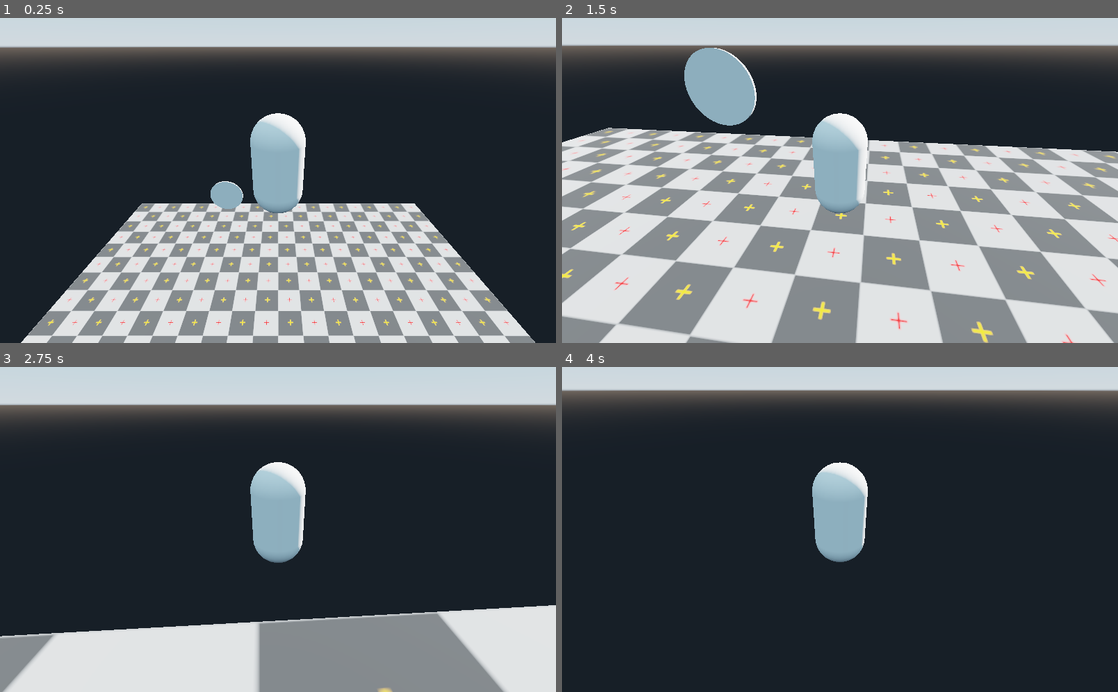
Above: before the commit, frames 1-4 (two rows, left to right).
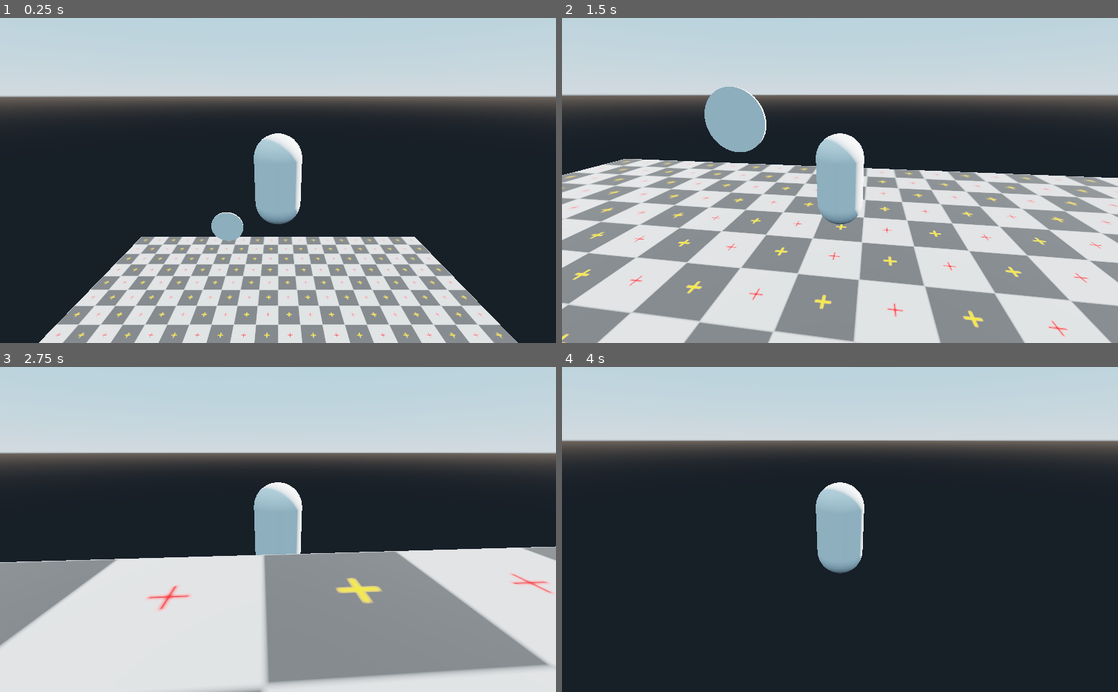
Above: after the commit, the same moments.

Repository: Linko-3D/Godot-Templates-Collection
Game: Godot game, scene res://Level.tscn
The game is run twice, just before and just after one commit, with the same random seed, the same clock (stepped at 60 frames per second) and the same inputs.
Inputs (mouse positions are in pixels of both pictures, inside the frame that each line leads up to):
- Up to frame 1 (0.25 s): no input
- Up to frame 2 (1.5 s): tap Enter (ui_accept) at 0.5, 0.77 s; move the mouse to (867, 180) at 0.52 s; hold Up (ui_up) from 0.53 s (still down); click (867, 180) at 0.67 s; move the mouse to (812, 180) at 1.27 s; click (812, 180) at 1.42 s
- Up to frame 3 (2.75 s): keep holding Up (ui_up); tap Enter (ui_accept) at 1.52 s; move the mouse to (289, 523) at 2.02 s; click (289, 523) at 2.17 s
- Up to frame 4 (4 s): keep holding Up (ui_up); move the mouse to (834, 536) at 2.77 s; click (834, 536) at 2.92 s; tap Enter (ui_accept) at 3.02, 3.5, 3.77 s; move the mouse to (878, 532) at 3.52 s; click (878, 532) at 3.67 s

The runs differ from the first frame. In frame 1, 42% of the frame differs, in the area x 0-100%, y 8-100%; in frame 2, 48%; in frame 3, 46%; in frame 4, 22%.

Commit message:
third person improved

Diff:
--- a/Templates/3D/ThirdPersonCharacter/ThirdPersonCharacter.gd
+++ b/Templates/3D/ThirdPersonCharacter/ThirdPersonCharacter.gd
@@ -35,13 +35,12 @@
 		velocity.y = jump_height
 
 	velocity.y -= GRAVITY # Gravity
-	#velocity.y = clamp(velocity.y, -max_falling_speed, max_falling_speed)
+	velocity.y = clamp(velocity.y, -max_falling_speed, max_falling_speed)
 
 	velocity = move_and_slide(velocity, Vector3.UP, true)
-	print(velocity.y)
 
 func _input(event):
 	if event is InputEventMouseMotion and Input.get_mouse_mode() == Input.MOUSE_MODE_CAPTURED:
 		$Yaw.rotate_y(deg2rad(-event.relative.x * mouse_sensitivity)) #yaw
 		$Yaw/Pitch.rotate_x(deg2rad(-event.relative.y * mouse_sensitivity))
-		#$Yaw/Pitch.rotation.x = clamp($Camera.rotation.x, deg2rad(-90), deg2rad(90))
+		$Yaw/Pitch.rotation.x = clamp($Yaw/Pitch.rotation.x, deg2rad(-50), deg2rad(0))
--- a/Templates/3D/ThirdPersonCharacter/ThirdPersonCharacter.tscn
+++ b/Templates/3D/ThirdPersonCharacter/ThirdPersonCharacter.tscn
@@ -23,6 +23,7 @@
 [node name="Yaw" type="Position3D" parent="."]
 
 [node name="Pitch" type="Position3D" parent="Yaw"]
+transform = Transform( 1, 0, 0, 0, 0.939693, 0.34202, 0, -0.34202, 0.939693, 0, 0, 0 )
 
 [node name="Camera" type="Camera" parent="Yaw/Pitch"]
-transform = Transform( 1, 0, 0, 0, 0.866025, 0.5, 0, -0.5, 0.866025, 0, 2, 4 )
+transform = Transform( 1, 0, 0, 0, 1, 0, 0, 0, 1, 0, 0, 5 )
